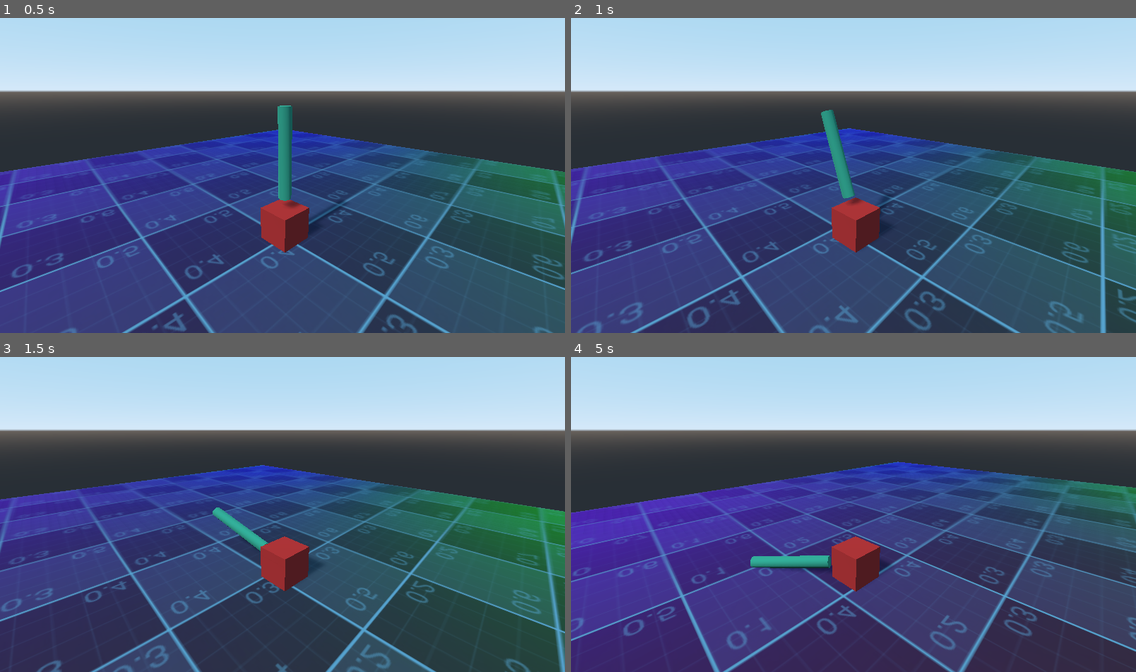
Above: before the commit, frames 1-4 (two rows, left to right).
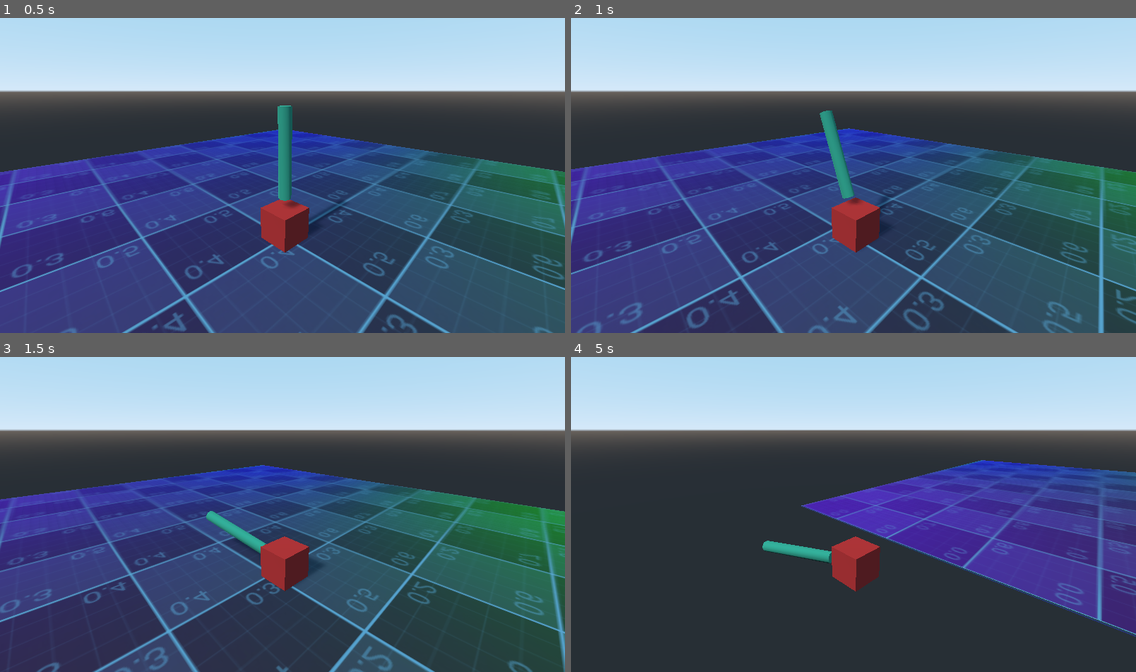
Above: after the commit, the same moments.

Repository: blennster/godot-pid-test
Game: Godot game, scene res://Root.tscn
Two runs of this game, one before a commit and one after it. Both use one fixed random seed, a clock stepped at 60 frames per second and the inputs below.
Inputs:
- Up to frame 1 (0.5 s): no input
- Up to frame 2 (1 s): hold Right (move_right) from 0.53 s (still down); tap Space (toggle_pid) at 0.6 s
- Up to frame 3 (1.5 s): release Right (move_right) at 1.28 s; hold Down (move_backwards) from 1.28 s (still down); tap Space (toggle_pid) at 1.35 s
- Up to frame 4 (5 s): release Down (move_backwards) at 2.03 s; hold Right (move_right) 2.03-2.78 s; tap Space (toggle_pid) every 0.75 s from 2.1 to 4.35 s; hold Up (move_forward) 2.78-3.53 s; hold Left (move_left) from 3.53 s (still down)

Frame 1 is identical in both runs. In frame 2, 2.7% of the frame differs, in the area x 0-100%, y 29-100%; in frame 3, 3.8%; in frame 4, 56%, in the area x 0-100%, y 32-100%.

Commit message:
Changed to run at 20 hz

Diff:
--- a/regulator.gd
+++ b/regulator.gd
@@ -5,8 +5,8 @@
 # var b = "text"
 var pendulum : Spatial
 var P = 20
-var I = 15
-var D = 1.6
+var I = 18
+var D = 0
 
 # Called when the node enters the scene tree for the first time.
 func _ready():
@@ -27,12 +27,11 @@
 	if Input.is_action_pressed("reload_scene"):
 		get_tree().reload_current_scene()
 
-	if enable:
-		x = proccess_x(delta)
-		y = proccess_z(delta)
-		if cum_delta > 0.05:
-			cum_delta = 0
-			print([x, y])
+	if enable && cum_delta > 0.05:
+		x = proccess_x(cum_delta)
+		y = proccess_z(cum_delta)
+		print([x, y])
+		cum_delta = 0
 
 var cum_err_z: float = 0
 var last_err_z: float = 0
Not shown, changed: docs/index.html
Not shown, changed: docs/index.pck
